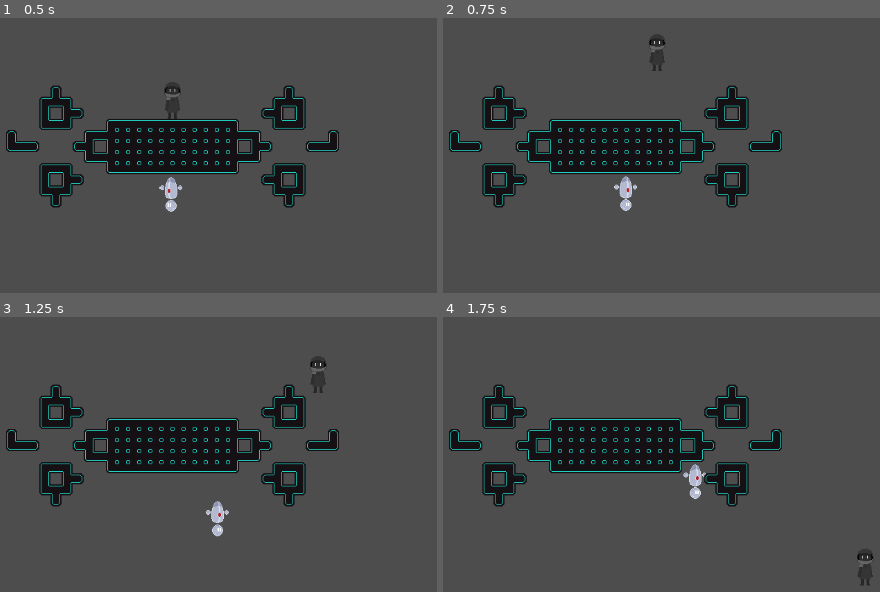
Above: before the commit, frames 1-4 (two rows, left to right).
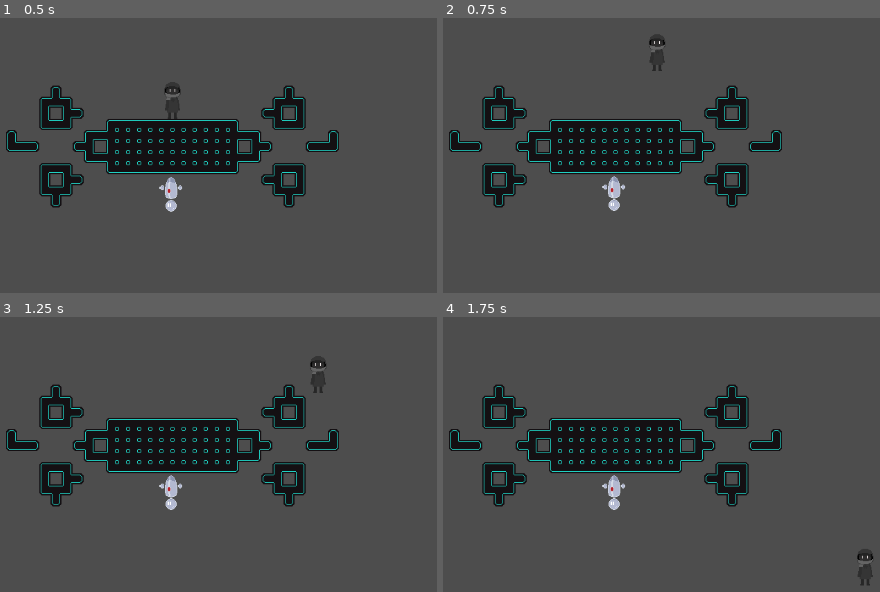
Above: after the commit, the same moments.

Repository: miniaturity/campfire-nyc
Game: Godot game, scene res://scenes/test_scene.tscn
Same seed, same stepped clock (60 frames per second), same inputs: the game is played once before the commit and once after it. The project has no main scene, so this scene is started directly.
Inputs:
- Up to frame 1 (0.5 s): no input
- Up to frame 2 (0.75 s): tap Enter (ui_accept) at 0.5 s; hold Right (ui_right) from 0.53 s (still down); hold E (switch_controls) from 0.53 s (still down)
- Up to frame 3 (1.25 s): keep holding Right (ui_right); keep holding E (switch_controls); tap Enter (ui_accept) at 0.77 s
- Up to frame 4 (1.75 s): keep holding Right (ui_right); release E (switch_controls) at 1.28 s; tap E (switch_controls) at 1.35 s; tap Enter (ui_accept) at 1.52 s

Frame 1 is identical in both runs. In frame 2, 0.6% of the frame differs, in the area x 36-45%, y 57-71%; in frame 3, 0.6%, in the area x 36-53%, y 57-80%; in frame 4, 0.6%.

Commit message:
Game Manager

Diff:
--- a/project.godot
+++ b/project.godot
@@ -17,6 +17,7 @@
 [autoload]
 
 ControlSwitchet="*uid://clhx6kogjdnaw"
+GameManager="*uid://cgrwydxnjg60m"
 
 [file_customization]
 
--- a/scenes/test_scene.tscn
+++ b/scenes/test_scene.tscn
@@ -16,7 +16,7 @@
 [node name="CollisionShape2D" type="CollisionShape2D" parent="StaticBody2D" unique_id=394484667]
 shape = SubResource("RectangleShape2D_7ddre")
 
-[node name="Player" parent="." unique_id=1335828167 instance=ExtResource("1_j8ivh")]
+[node name="StarviaPlayer" parent="." unique_id=1335828167 instance=ExtResource("1_j8ivh")]
 unique_name_in_owner = true
 position = Vector2(576, 264)
 
--- /dev/null
+++ b/src/GameManager.gd
@@ -0,0 +1,44 @@
+extends Node
+
+# Global Variables
+
+enum TILE_TYPES {
+	DEFAULT = 0,
+	START_POS = 1,
+	KILL = 2,
+}
+
+# TODO: create the tilemaps
+# NOTE: These will error if they are not properly named.
+@onready var starvia_tile_map: TileMapLayer = get_tree().current_scene.get_node("StarviaTileMapLayer")
+@onready var robot_tile_map: TileMapLayer = get_tree().current_scene.get_node("RobotTileMapLayer")
+
+# NOTE: These will error if they are not properly named.
+@onready var starvia_player: CharacterBody2D = get_tree().current_scene.get_node("StarviaPlayer")
+@onready var robot_player: CharacterBody2D = get_tree().current_scene.get_node("RobotPlayer")
+
+# TODO
+func kill():
+	var starvia_coords = starvia_tile_map.get_first_tile_of_type(starvia_tile_map, "TileType", TILE_TYPES.START_POS)
+
+
+
+
+
+func set_to_tile(map: TileMapLayer, player: CharacterBody2D, coords: Vector2i):
+	var local_pos = map.map_to_local(coords)
+	player.global_position = map.to_global(local_pos)
+
+func get_first_tile_of_type(map: TileMapLayer, property_name: String, expected_data):
+	var used_cells = map.get_used_cells()
+
+	for coords in used_cells:
+		var tile_data: TileData = map.get_cell_tile_data(coords)
+
+		if tile_data:
+			var custom_data = tile_data.get_custom_data(property_name)
+			if custom_data == expected_data:
+				return tile_data
+
+	printerr("Tile " + name + " not found!")
+	return null
--- a/src/handle_tile_collision.gd
+++ b/src/handle_tile_collision.gd
@@ -16,13 +16,7 @@
 				# Handle different tile types
 				match tile_type:
 					2:
-						kill(body)
+						GameManager.kill(body)
 						pass
 					_:
 						pass
-
-
-
-# TODO: Handle kill
-func kill(_player: CharacterBody2D):
-	pass
Not shown, added: src/GameManager.gd.uid
